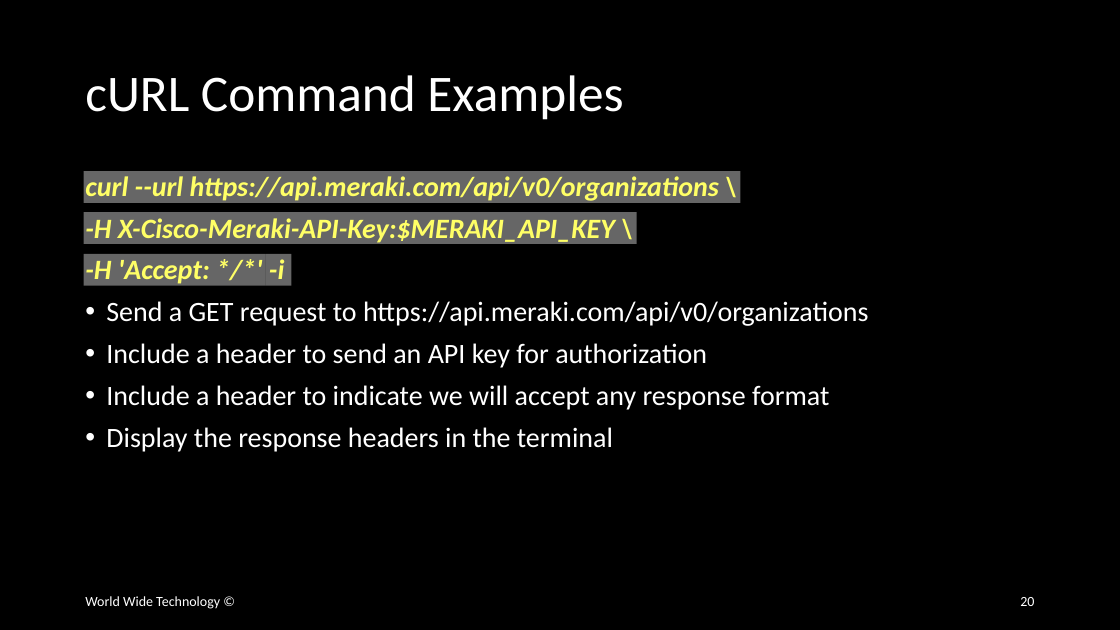
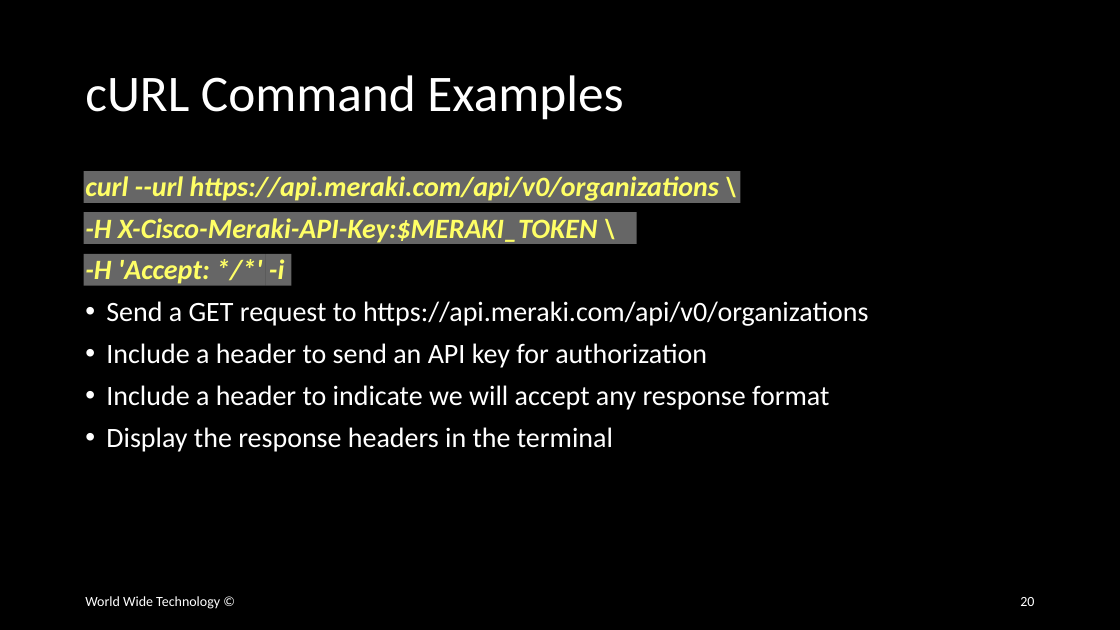
Before and after one commit to wwt/curl-requests-foundations, a slide deck: slide 20 of curl-requests-foundations.pptx. Drawn at 1120x630 pixels with LibreOffice and Linux fonts; fonts in the diff are those of the drawing. Boxes give left, top, right and bottom in pixels: in the first picture for what was removed or moved away, otherwise in the second. Text is boxed around its words. In the diff, an @@ line names an element or a change of style, - is before the commit and + after.

Commit message:
Updated Meraki cURL example env variable to match that found in the Meraki section

```diff
--- a/curl-requests-foundations.pptx
+++ b/curl-requests-foundations.pptx
@@ text at [85, 218, 598, 243]: text changed @@
--H X-Cisco-Meraki-API-Key:$MERAKI_API_KEY \
+-H X-Cisco-Meraki-API-Key:$MERAKI_TOKEN \
```
Also in this commit, not shown: 1 other slide changed.
